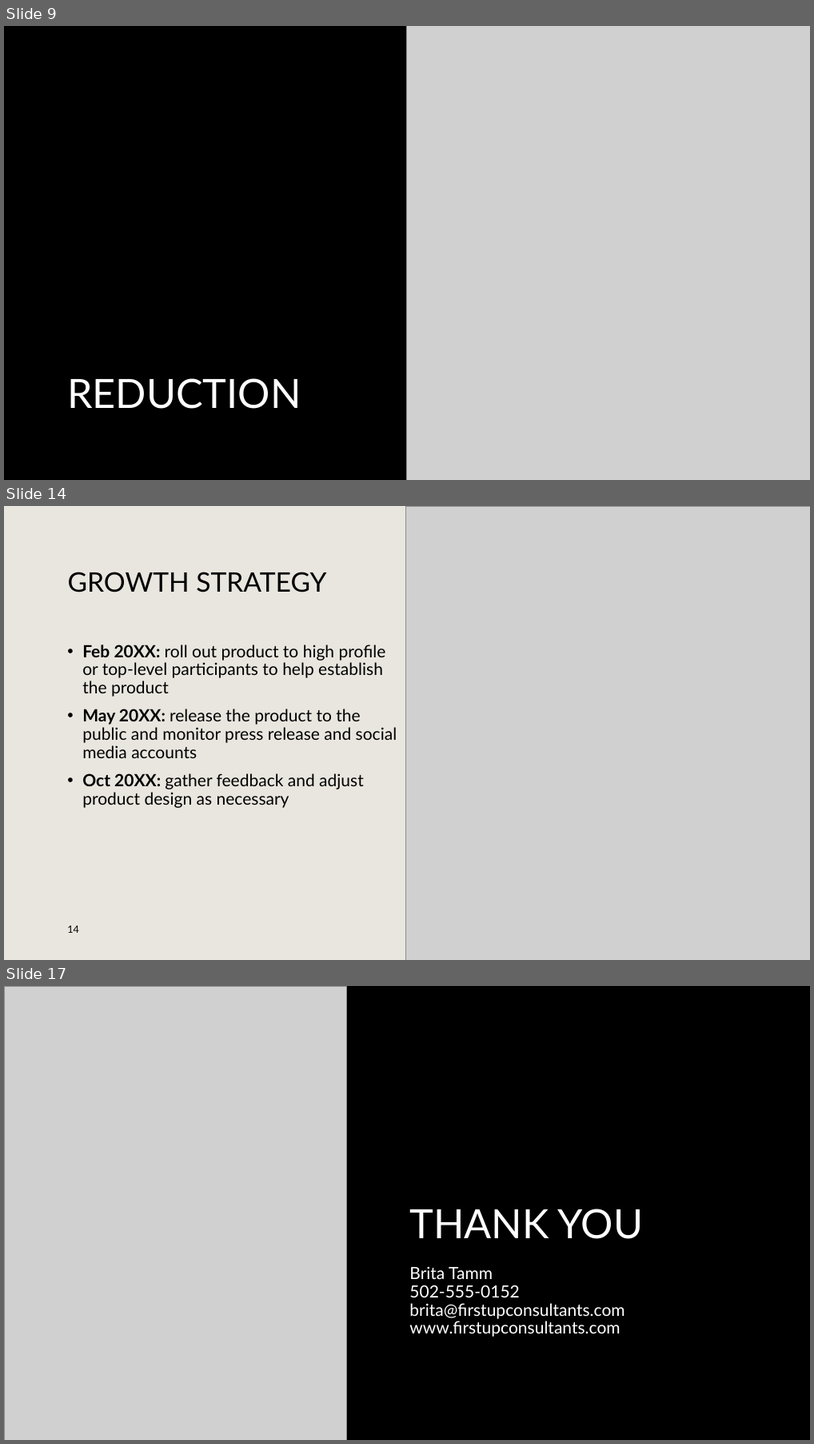
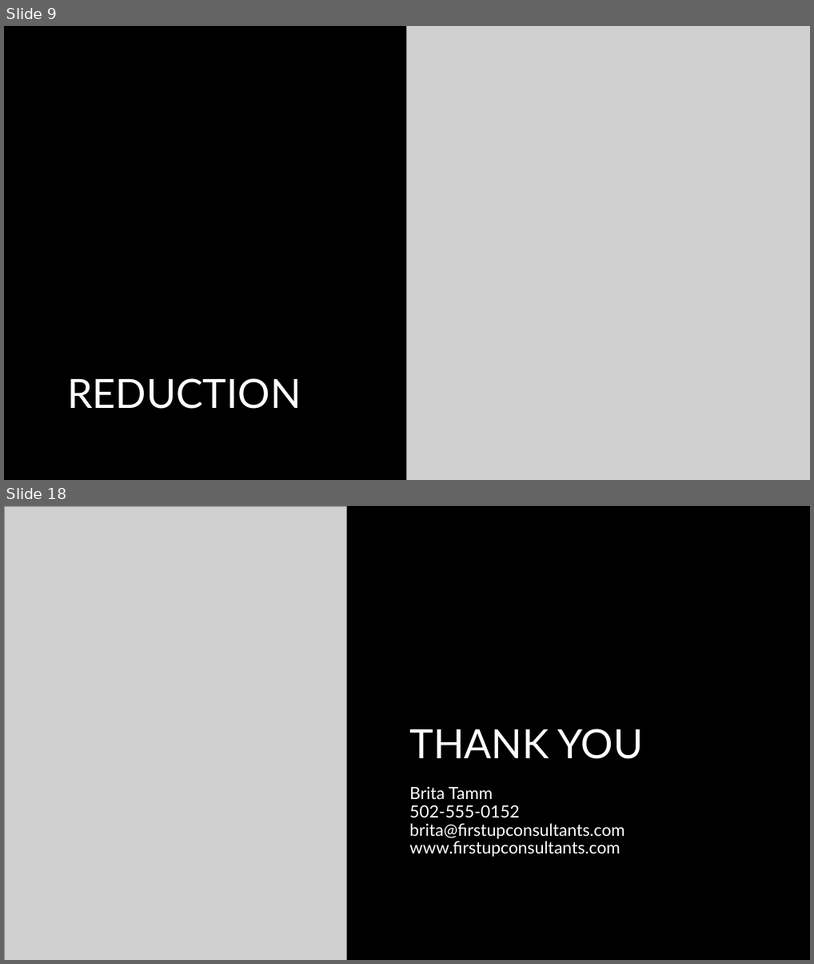
Before and after one commit to PictureOfGray/CS412-Team-NAME, a slide deck: presentations/TeamNAMETSP.pptx. Shown one above the other, each under a label of ours: slides 9, 14 and 17 before the commit, slides 9 and 18 after it; the slides between them are not shown. The pictures are 814x1444 and 814x964 pixels, drawn with LibreOffice and Linux fonts; fonts in the diff are those of the drawing; grey boxes stand for pictures; background and template pictures are left out. Boxes give left, top, right and bottom in pixels: in the first picture for what was removed or moved away, otherwise in the second. Text is boxed around its words. In the diff, an @@ line names an element or a change of style, - is before the commit and + after.

```diff
--- a/presentations/TeamNAMETSP.pptx
+++ b/presentations/TeamNAMETSP.pptx
@@ slide 14 removed at [4, 506, 810, 960], background #E9E6DF @@
@@ picture removed at [406, 506, 810, 960] @@
@@ title removed at [68, 572, 326, 592] @@
-GROWTH STRATEGY
@@ text removed at [82, 644, 398, 808] @@
-• Feb 20XX: roll out product to high profile or top-level participants to help establish the product
-• May 20XX: release the product to the public and monitor press release and social media accounts
-• Oct 20XX: gather feedback and adjust product design as necessary
@@ page number removed at [67, 925, 79, 932] @@
-14
@@ what was slide 17 is now slide 18 @@
```
Also in this commit, not shown: 3 slides changed, 8 slides added, 6 other slides removed, 2 other files.
